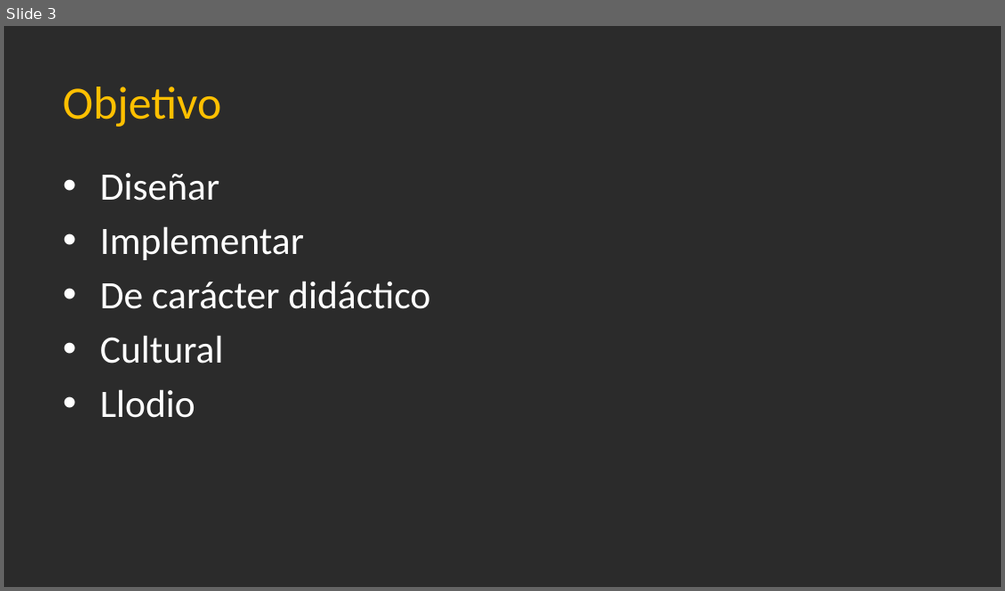
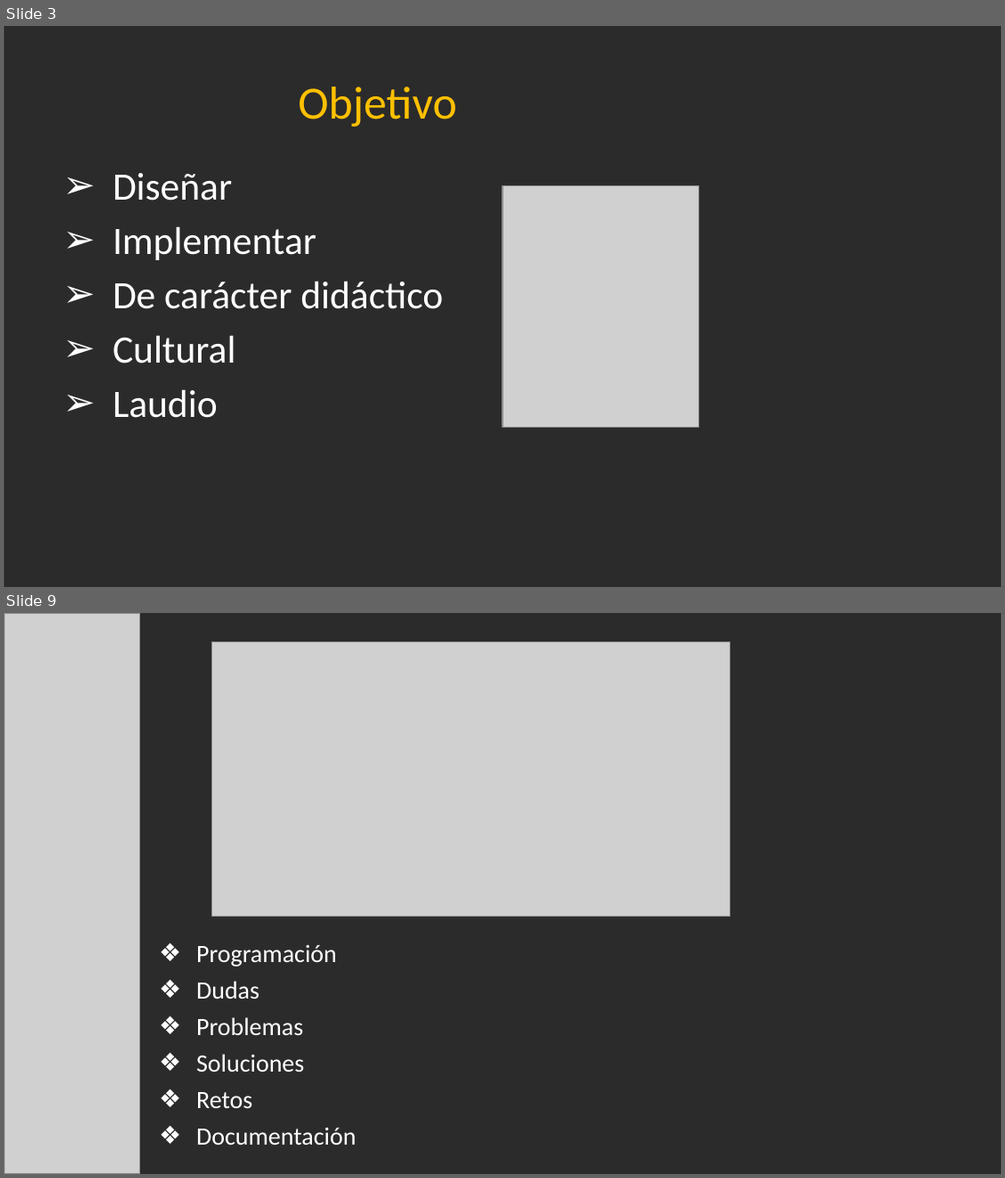
Before and after one commit to Jandycon/PROYECTOAPP, a slide deck: DidaktikApp.pptx. Shown one above the other, each under a label of ours: slide 3 before the commit, slides 3 and 9 after it; the slides between them are not shown. The pictures are 1005x591 and 1005x1178 pixels, drawn with LibreOffice and Linux fonts; fonts in the diff are those of the drawing; grey boxes stand for pictures; background and template pictures are left out; a plain dark background stands for a picture behind light text. Boxes give left, top, right and bottom in pixels: in the first picture for what was removed or moved away, otherwise in the second. Text is boxed around its words. In the diff, an @@ line names an element or a change of style, - is before the commit and + after.

```diff
--- a/DidaktikApp.pptx
+++ b/DidaktikApp.pptx
@@ slide 9 added at box(4, 613, 1001, 1174), background picture (left out) @@
@@ picture added at box(4, 613, 139, 1173) @@
@@ picture added at box(212, 641, 730, 916) @@
@@ text added at box(196, 945, 356, 1144), 18 pt, text #FFFFFF @@
+❖ Programación
+❖ Dudas
+❖ Problemas
+❖ Soluciones
+❖ Retos
+❖ Documentación
@@ slide 3 changed as well @@
@@ text "Objetivo" at box(298, 87, 457, 127): alignment left to centre @@
@@ text at box(113, 173, 443, 363): bullet • to ➢ @@
@@ picture added at box(502, 185, 699, 427) @@
@@ text at box(113, 389, 218, 418): text changed @@
-• Llodio
+➢ Laudio
```
Also in this commit, not shown: 3 other slides changed, 7 other slides added, 1 slide removed.
